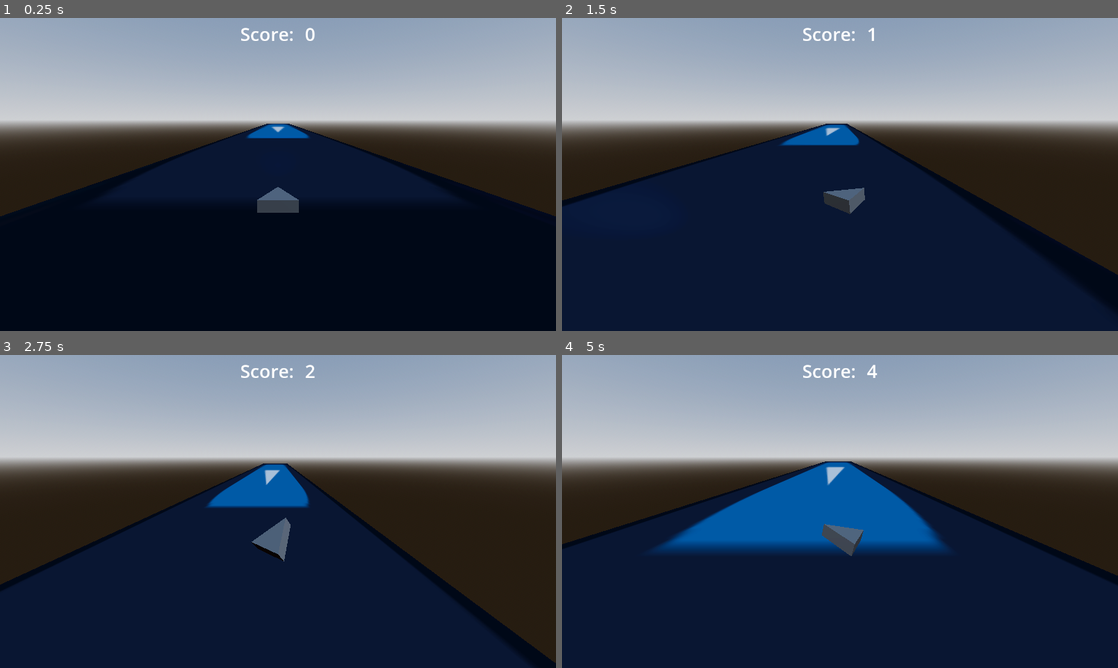
Above: before the commit, frames 1-4 (two rows, left to right).
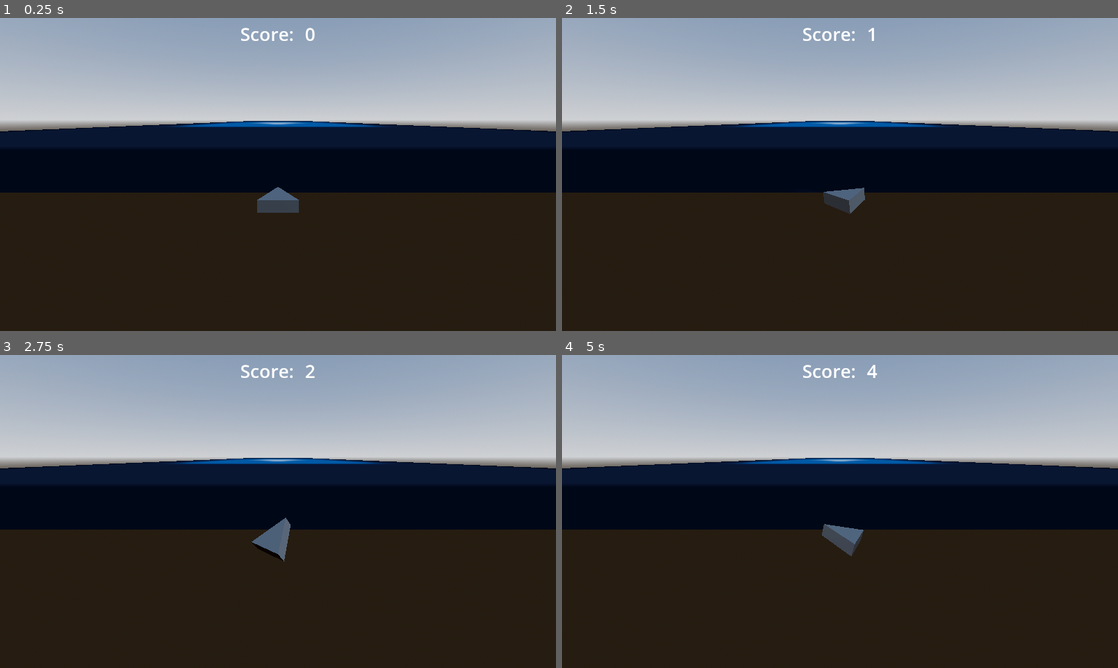
Above: after the commit, the same moments.

Repository: colinabarry/GoFast
Game: Godot game, scene res://scenes/levels/world.tscn
The game is run twice, just before and just after one commit, with the same random seed, the same clock (stepped at 60 frames per second) and the same inputs. The engine's default icon, where the game draws it, is replaced by a stand-in: a white triangle on a blue panel in a dark square.
Inputs (mouse positions are in pixels of both pictures, inside the frame that each line leads up to):
- Up to frame 1 (0.25 s): no input
- Up to frame 2 (1.5 s): move the mouse to (962, 158) at 0.52 s; move the mouse to (728, 190) at 1.27 s
- Up to frame 3 (2.75 s): move the mouse to (333, 442) at 2.02 s
- Up to frame 4 (5 s): move the mouse to (812, 574) at 2.77 s; move the mouse to (1006, 558) at 3.52 s; move the mouse to (673, 464) at 4.27 s

The runs differ from the first frame. In frame 1, 62% of the frame differs, in the area x 0-100%, y 32-100%; in frame 2, 60%; in frame 3, 56%; in frame 4, 63%.

Commit message:
save point reached

Diff:
--- a/project.godot
+++ b/project.godot
@@ -21,8 +21,9 @@
 
 [autoload]
 
-ScoreCounter="*res://scripts/score_counter.gd"
-Utility="*res://scripts/utility.gd"
+ScoreCounter="*res://scripts/autoloads/score_counter.gd"
+Utility="*res://scripts/autoloads/utility.gd"
+SignalBus="*res://scripts/autoloads/signal_bus.gd"
 
 [display]
 
@@ -32,6 +33,7 @@
 window/size/window_height_override=1080
 window/stretch/mode="viewport"
 mouse_cursor/custom_image="res://assets/sprites/reticle_01_large.png"
+mouse_cursor/custom_image_hotspot=Vector2(80, 80)
 
 [editor_plugins]
 
--- /dev/null
+++ b/scenes/levels/boundary.gd
@@ -0,0 +1,5 @@
+extends RigidBody3D
+
+
+func _ready():
+	pass
--- a/scenes/levels/player_movement.gd
+++ /dev/null
@@ -1,45 +0,0 @@
-extends CharacterBody3D
-
-const mouse_look_factor = 5
-const mouse_move_factor := 10
-
-var viewport: Viewport
-var viewport_size: Vector2
-
-
-func _ready():
-	viewport = get_viewport()
-	viewport_size = viewport.get_visible_rect().size
-
-
-func _process(delta):
-	var mouse_position := viewport.get_mouse_position()
-
-	var mouse_viewport_position := Vector2(
-		remap(mouse_position.x, 0, viewport_size.x, 2, -2),
-		remap(mouse_position.y, 0, viewport_size.y, 1, -1),
-	)
-	print(mouse_position)
-	print("\t", mouse_viewport_position)
-
-	position.x = lerp(
-		position.x, position.x + 1 * mouse_move_factor * delta, mouse_viewport_position.x
-	)
-	position.y = lerp(
-		position.y, position.y + 1 * mouse_move_factor * delta, mouse_viewport_position.y
-	)
-	# move_and_collide(
-	# Vector3(
-	# position.x + 1 * mouse_move_factor * mouse_viewport_position.x * delta,
-	# position.y + 1 * mouse_move_factor * mouse_viewport_position.y * delta,
-	# position.z
-	# )
-	# )
-
-	%MeshContainer.look_at(
-		Vector3(
-			position.x + mouse_viewport_position.x * mouse_look_factor,
-			position.y + mouse_viewport_position.y * mouse_look_factor,
-			position.z + 2
-		)
-	)
--- a/scenes/levels/world.tscn
+++ b/scenes/levels/world.tscn
@@ -1,9 +1,10 @@
 [gd_scene load_steps=12 format=3 uid="uid://cdu7vuimuhxai"]
 
-[ext_resource type="Script" path="res://scenes/levels/player_movement.gd" id="1_0d7d5"]
+[ext_resource type="PackedScene" uid="uid://crjrpemp8m0n1" path="res://scenes/prefabs/player.tscn" id="1_l3a72"]
 [ext_resource type="Texture2D" uid="uid://cfp0qtug1lkbr" path="res://icon.svg" id="2_gnhqy"]
+[ext_resource type="Script" path="res://scenes/levels/boundary.gd" id="2_md4pl"]
 [ext_resource type="Script" path="res://scenes/levels/world_tile.gd" id="3_s1h4d"]
-[ext_resource type="Script" path="res://scenes/levels/score_label.gd" id="4_cosfj"]
+[ext_resource type="PackedScene" uid="uid://deapt4wltrt7m" path="res://scenes/ui/score_counter.tscn" id="5_jrdra"]
 
 [sub_resource type="ProceduralSkyMaterial" id="ProceduralSkyMaterial_7vhnt"]
 sky_horizon_color = Color(0.64625, 0.65575, 0.67075, 1)
@@ -20,84 +21,35 @@
 glow_normalized = true
 volumetric_fog_density = 0.0
 
-[sub_resource type="SphereShape3D" id="SphereShape3D_tlluk"]
-
-[sub_resource type="PrismMesh" id="PrismMesh_0xvxs"]
-size = Vector3(1, 1, 0.333)
-
 [sub_resource type="StandardMaterial3D" id="StandardMaterial3D_5brm3"]
 albedo_texture = ExtResource("2_gnhqy")
 
 [sub_resource type="PlaneMesh" id="PlaneMesh_v2j6i"]
 material = SubResource("StandardMaterial3D_5brm3")
-size = Vector2(30, 300)
+size = Vector2(100, 300)
 center_offset = Vector3(0, 0, 150)
+
+[sub_resource type="BoxShape3D" id="BoxShape3D_nv5ka"]
+size = Vector3(100, 1, 300)
 
 [node name="World" type="Node3D"]
 
 [node name="WorldEnvironment" type="WorldEnvironment" parent="."]
 environment = SubResource("Environment_cb7j1")
 
-[node name="Player" type="CharacterBody3D" parent="."]
-script = ExtResource("1_0d7d5")
+[node name="Player" parent="." instance=ExtResource("1_l3a72")]
 
-[node name="Camera3D" type="Camera3D" parent="Player"]
-transform = Transform3D(-1, 2.26267e-08, -8.44439e-08, 0, 0.965926, 0.258819, 8.74228e-08, 0.258819, -0.965926, 0, 2, -5)
-current = true
+[node name="Boundary" type="RigidBody3D" parent="."]
+freeze = true
+script = ExtResource("2_md4pl")
 
-[node name="CollisionShape3D" type="CollisionShape3D" parent="Player"]
-shape = SubResource("SphereShape3D_tlluk")
-
-[node name="MeshContainer" type="Node3D" parent="Player"]
-unique_name_in_owner = true
-transform = Transform3D(-1, 0, -8.74228e-08, 0, 1, 0, 8.74228e-08, 0, -1, 0, 0, 0)
-
-[node name="Mesh" type="MeshInstance3D" parent="Player/MeshContainer"]
-transform = Transform3D(-1, -8.74228e-08, 3.82137e-15, 0, -4.37114e-08, -1, 8.74228e-08, -1, 4.37114e-08, 0, 0, 0)
-mesh = SubResource("PrismMesh_0xvxs")
-skeleton = NodePath("../../..")
-
-[node name="SpotLight3D" type="SpotLight3D" parent="Player/MeshContainer"]
-transform = Transform3D(1, 0, 0, 0, 1, 0, 0, 0, 1, -2.70891e-08, 0, 0.309863)
-shadow_enabled = true
-spot_range = 100.0
-spot_angle = 15.2344
-
-[node name="MeshInstance3D" type="MeshInstance3D" parent="."]
-transform = Transform3D(1, 0, 0, 0, 1, 0, 0, 0, 1, 0, -3.035, 0)
+[node name="MeshInstance3D" type="MeshInstance3D" parent="Boundary"]
 mesh = SubResource("PlaneMesh_v2j6i")
+skeleton = NodePath("../..")
 script = ExtResource("3_s1h4d")
 
-[node name="Control" type="Control" parent="."]
-layout_mode = 3
-anchors_preset = 15
-anchor_right = 1.0
-anchor_bottom = 1.0
-grow_horizontal = 2
-grow_vertical = 2
+[node name="Collision" type="CollisionShape3D" parent="Boundary"]
+transform = Transform3D(1, 0, 0, 0, 1, 0, 0, 0, 1, 0, -0.5, 150)
+shape = SubResource("BoxShape3D_nv5ka")
 
-[node name="MarginContainer" type="MarginContainer" parent="Control"]
-layout_mode = 1
-anchors_preset = 10
-anchor_right = 1.0
-offset_bottom = 74.0
-grow_horizontal = 2
-theme_override_constants/margin_left = 8
-theme_override_constants/margin_top = 8
-theme_override_constants/margin_right = 8
-theme_override_constants/margin_bottom = 8
-
-[node name="HBoxContainer" type="HBoxContainer" parent="Control/MarginContainer"]
-layout_mode = 2
-alignment = 1
-
-[node name="Label" type="Label" parent="Control/MarginContainer/HBoxContainer"]
-layout_mode = 2
-theme_override_font_sizes/font_size = 42
-text = "Score:  "
-
-[node name="Label2" type="Label" parent="Control/MarginContainer/HBoxContainer"]
-layout_mode = 2
-theme_override_font_sizes/font_size = 42
-text = "0"
-script = ExtResource("4_cosfj")
+[node name="ScoreCounter" parent="." instance=ExtResource("5_jrdra")]
--- a/scenes/levels/world_tile.gd
+++ b/scenes/levels/world_tile.gd
@@ -1,9 +1,17 @@
 extends MeshInstance3D
 
-var move_speed := 10
+var move_speed := 0.0
+
+
+func _ready():
+	SignalBus.player_velocity_changed.connect(on_player_velocity_changed)
 
 
 func _process(delta):
 	position.z = position.z - move_speed * delta
 	if position.z < -mesh.size.y:
 		position.z = 0
+
+
+func on_player_velocity_changed(new_velocity: Vector3) -> void:
+	move_speed = new_velocity.z
--- /dev/null
+++ b/scenes/prefabs/player.tscn
@@ -0,0 +1,33 @@
+[gd_scene load_steps=4 format=3 uid="uid://crjrpemp8m0n1"]
+
+[ext_resource type="Script" path="res://scenes/prefabs/player_movement.gd" id="1_d0qr0"]
+
+[sub_resource type="SphereShape3D" id="SphereShape3D_tlluk"]
+
+[sub_resource type="PrismMesh" id="PrismMesh_0xvxs"]
+size = Vector3(1, 1, 0.333)
+
+[node name="Player" type="CharacterBody3D"]
+script = ExtResource("1_d0qr0")
+
+[node name="Camera3D" type="Camera3D" parent="."]
+transform = Transform3D(-1, 2.26267e-08, -8.44439e-08, 0, 0.965926, 0.258819, 8.74228e-08, 0.258819, -0.965926, 0, 2, -5)
+current = true
+
+[node name="CollisionShape3D" type="CollisionShape3D" parent="."]
+shape = SubResource("SphereShape3D_tlluk")
+
+[node name="MeshContainer" type="Node3D" parent="."]
+unique_name_in_owner = true
+transform = Transform3D(-1, 0, -8.74228e-08, 0, 1, 0, 8.74228e-08, 0, -1, 0, 0, 0)
+
+[node name="Mesh" type="MeshInstance3D" parent="MeshContainer"]
+transform = Transform3D(-1, -8.74228e-08, 3.82137e-15, 0, -4.37114e-08, -1, 8.74228e-08, -1, 4.37114e-08, 0, 0, 0)
+mesh = SubResource("PrismMesh_0xvxs")
+skeleton = NodePath("../../..")
+
+[node name="SpotLight3D" type="SpotLight3D" parent="MeshContainer"]
+transform = Transform3D(1, 0, 0, 0, 1, 0, 0, 0, 1, -2.70891e-08, 0, 0.309863)
+shadow_enabled = true
+spot_range = 100.0
+spot_angle = 15.2344
--- /dev/null
+++ b/scenes/prefabs/player_movement.gd
@@ -0,0 +1,52 @@
+class_name Player extends CharacterBody3D
+
+const mouse_look_factor = 5
+const mouse_move_factor := 100
+
+@onready var viewport: Viewport = get_viewport()
+@onready var viewport_size: Vector2 = viewport.get_visible_rect().size
+@onready var mesh_container: Node3D = %MeshContainer
+
+var max_speed := 10.0
+var world_speed := 0.0
+
+
+func _process(delta):
+	var mouse_position := viewport.get_mouse_position()
+	var mouse_viewport_position := Vector3(
+		remap(mouse_position.x, 0, viewport_size.x, 2, -2),
+		remap(mouse_position.y, 0, viewport_size.y, 1, -1),
+		0
+	)
+	var look_at_vector := Vector3(
+		position.x + mouse_viewport_position.x * mouse_look_factor,
+		position.y + mouse_viewport_position.y * mouse_look_factor,
+		position.z + 2
+	)
+
+	mesh_container.look_at(look_at_vector)
+
+	# velocity.z = world_speed
+	print(world_speed)
+
+	# velocity += mesh_container.rotation * delta  # * mouse_move_factor * mouse_viewport_position
+
+	# velocity.x = lerp(
+	# 	velocity.x, velocity.x + 1 * mouse_move_factor * delta, mouse_viewport_position.x
+	# )
+	# velocity.y = (lerp(
+	# 	velocity.y, velocity.y + 1 * mouse_move_factor * delta, mouse_viewport_position.y
+	# ))
+
+	print("before", velocity)
+
+	# ??
+
+	move_and_slide()
+	print("after", velocity)
+
+	velocity.z = 0
+
+
+func _on_world_speed_changed(new_speed: float) -> void:
+	world_speed = new_speed
--- /dev/null
+++ b/scenes/ui/score_counter.tscn
@@ -0,0 +1,37 @@
+[gd_scene load_steps=2 format=3 uid="uid://deapt4wltrt7m"]
+
+[ext_resource type="Script" path="res://scenes/ui/score_label.gd" id="1_2qbar"]
+
+[node name="ScoreCounter" type="Control"]
+layout_mode = 3
+anchors_preset = 15
+anchor_right = 1.0
+anchor_bottom = 1.0
+grow_horizontal = 2
+grow_vertical = 2
+
+[node name="MarginContainer" type="MarginContainer" parent="."]
+layout_mode = 1
+anchors_preset = 10
+anchor_right = 1.0
+offset_bottom = 74.0
+grow_horizontal = 2
+theme_override_constants/margin_left = 8
+theme_override_constants/margin_top = 8
+theme_override_constants/margin_right = 8
+theme_override_constants/margin_bottom = 8
+
+[node name="HBoxContainer" type="HBoxContainer" parent="MarginContainer"]
+layout_mode = 2
+alignment = 1
+
+[node name="Label" type="Label" parent="MarginContainer/HBoxContainer"]
+layout_mode = 2
+theme_override_font_sizes/font_size = 42
+text = "Score:  "
+
+[node name="Label2" type="Label" parent="MarginContainer/HBoxContainer"]
+layout_mode = 2
+theme_override_font_sizes/font_size = 42
+text = "0"
+script = ExtResource("1_2qbar")
--- a/scenes/levels/score_label.gd
+++ b/scenes/ui/score_label.gd
@@ -2,7 +2,7 @@
 
 
 func _ready():
-	ScoreCounter.score_changed.connect(on_score_changed)
+	SignalBus.score_changed.connect(on_score_changed)
 
 
 func on_score_changed(new_score: int):
--- a/scripts/score_counter.gd
+++ b/scripts/autoloads/score_counter.gd
@@ -1,6 +1,4 @@
 extends Node
-
-signal score_changed(new_score: int)
 
 var score := 0.0
 var score_multiplier := 1.0
@@ -9,4 +7,4 @@
 func _process(delta):
 	score += score_multiplier * delta
 	if score == score as int:
-		score_changed.emit(score as int)
+		SignalBus.score_changed.emit(score as int)
--- /dev/null
+++ b/scripts/autoloads/signal_bus.gd
@@ -0,0 +1,11 @@
+extends Node
+
+signal player_collided
+signal player_died
+signal player_velocity_changed(new_velocity: Vector3)
+
+signal score_changed(new_score: float)
+
+signal item_collected
+
+signal world_speed_changed(new_speed: float)
Renamed: scripts/utility.gd -> scripts/autoloads/utility.gd
